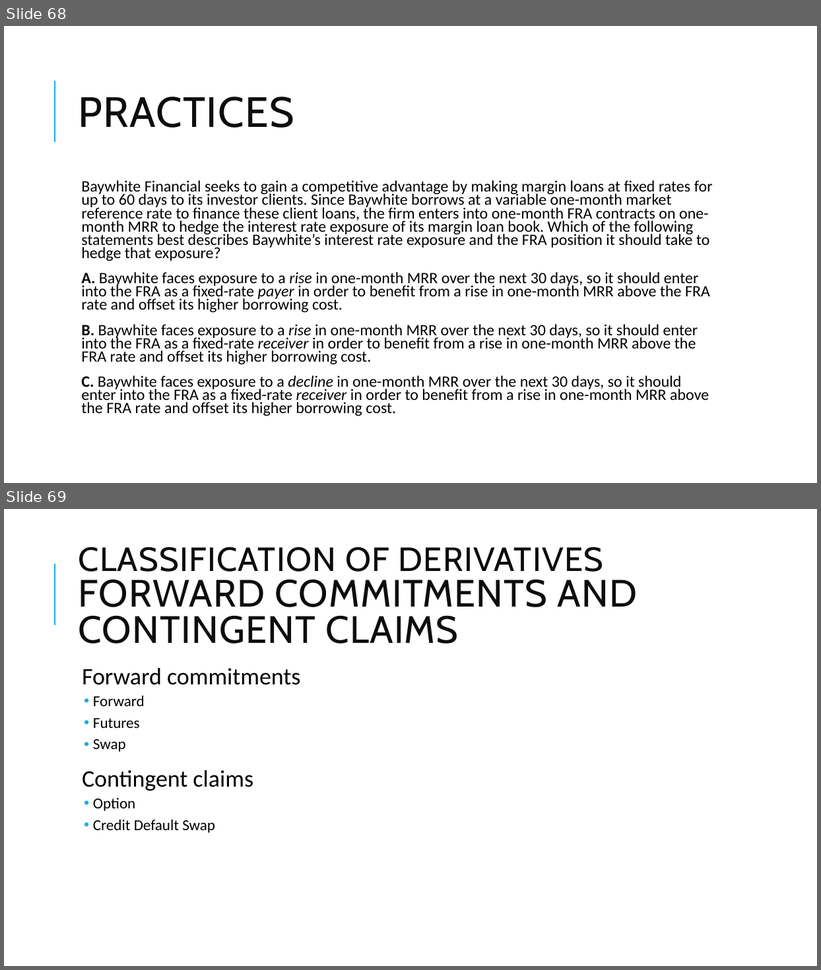
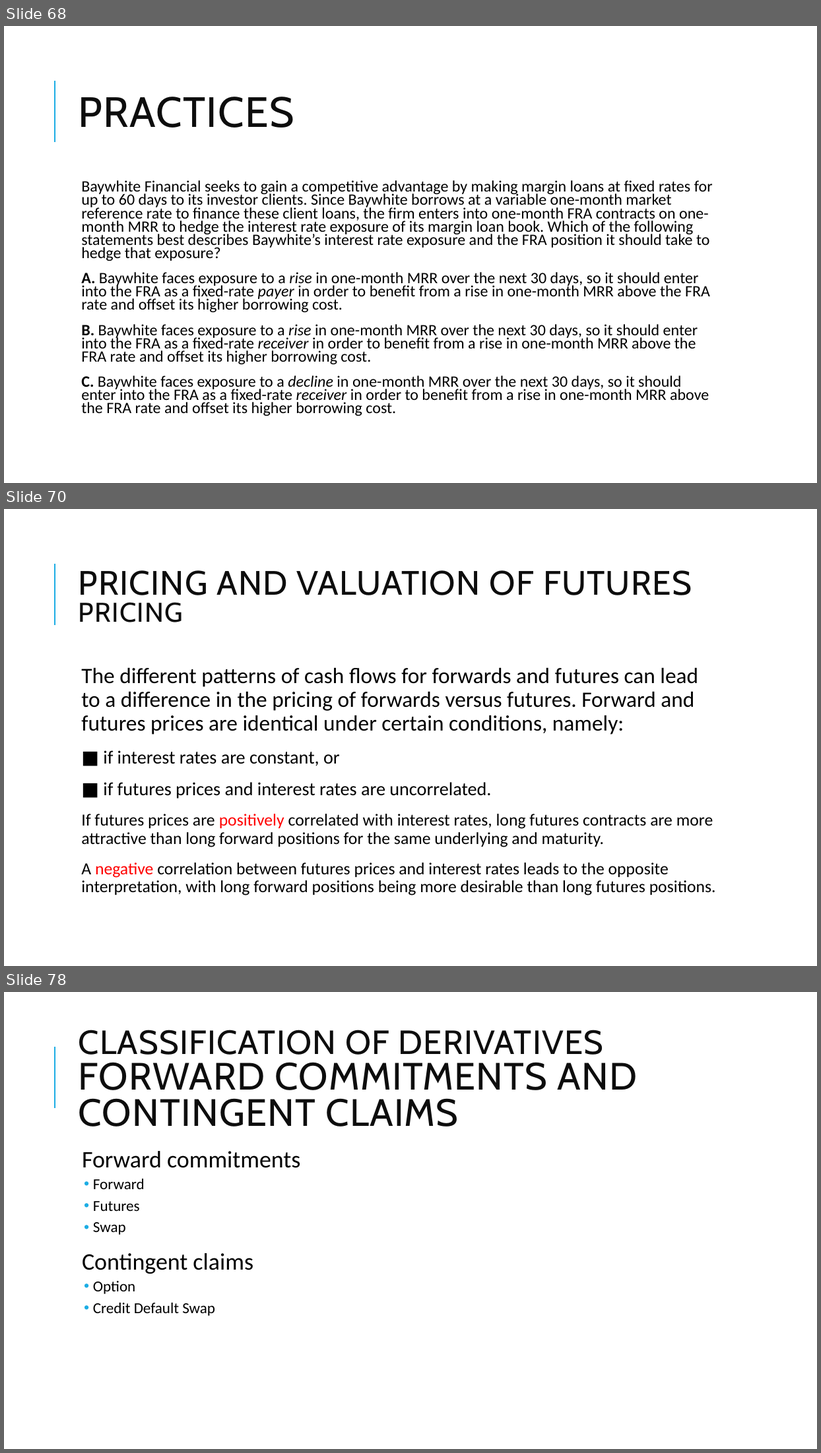
Before and after one commit to Isco0530/data, a slide deck: Derivatives.pptx. Shown one above the other, each under a label of ours: slides 68 and 69 before the commit, slides 68, 70 and 78 after it; the slides between them are not shown. The pictures are 821x970 and 821x1453 pixels, drawn with LibreOffice and Linux fonts; fonts in the diff are those of the drawing. Boxes give left, top, right and bottom in pixels: in the first picture for what was removed or moved away, otherwise in the second. Text is boxed around its words. In the diff, an @@ line names an element or a change of style, - is before the commit and + after.

```diff
--- a/Derivatives.pptx
+++ b/Derivatives.pptx
@@ slide 70 added at (4,509,817,966), background #FFFFFF; not listed: 1 template element that a slide beside it also shows @@
@@ title added at (79,570,692,623), 40 pt, text #0D0D0D @@
+PRICING AND VALUATION OF FUTURES
+PRICING
@@ text added at (81,668,716,896), 20 pt, text #000000 @@
+  The different patterns of cash flows for forwards and futures can lead to a difference in the pricing of forwards versus futures. Forward and futures prices are identical under certain conditions, namely:
+  ■ if interest rates are constant, or
+  ■ if futures prices and interest rates are uncorrelated.
+  If futures prices are positively correlated with interest rates, long futures contracts are more attractive than long forward positions for the same underlying and maturity.
+  A negative correlation between futures prices and interest rates leads to the opposite interpretation, with long forward positions being more desirable than long futures positions.
@@ what was slide 69 is now slide 78 @@
```
Also in this commit, not shown: 8 other slides added, 1 other file.
